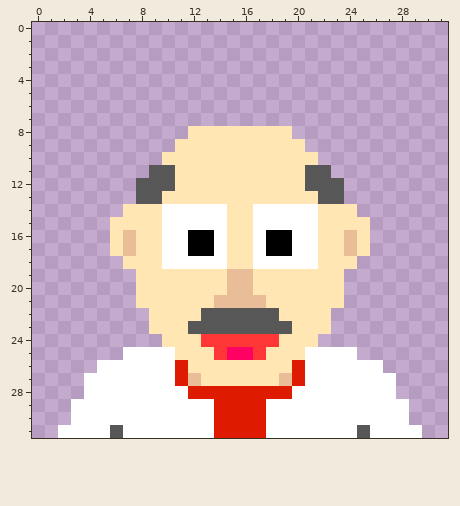
Pixel-art sprite, stored at 64/casual-32.png. Above is the file before it was changed.
The file is 64x64 pixels, drawn in blocks of 2x2; one block is one cell here.
The result:
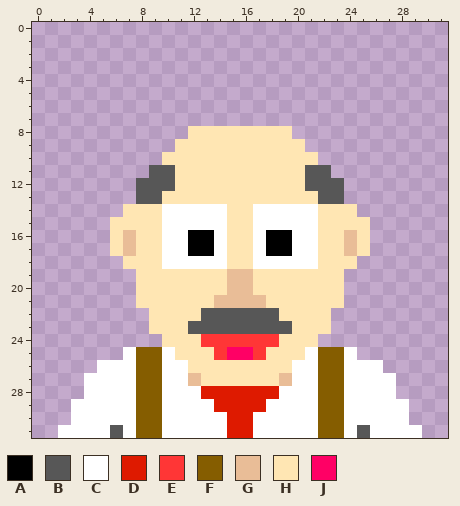
Palette (. is transparent): A #000000  B #575757  C #ffffff  D #de1a00  E #ff3636  F #855d00  G #e9bd97  H #ffe6b3  J #ff0065
Changes in this commit:
Colour D gives way to colour C in rows 26 to 27 at x 11 and 20; in row 28 at x 12 and 19; in rows 30 to 31 at x 14 and 17.
Colour C gives way to colour F in rows 25 to 31 at x 8 to 9 and 22 to 23.
Changed places in both pictures, as pixel boxes (x1, y1, x2, y2):
changed: (136, 347, 344, 438)
